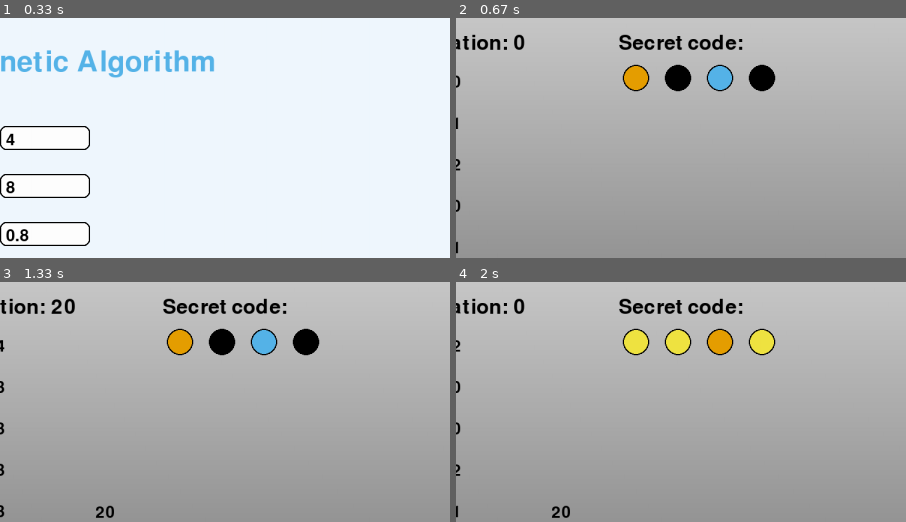
Above: before the commit, frames 1-4 (two rows, left to right).
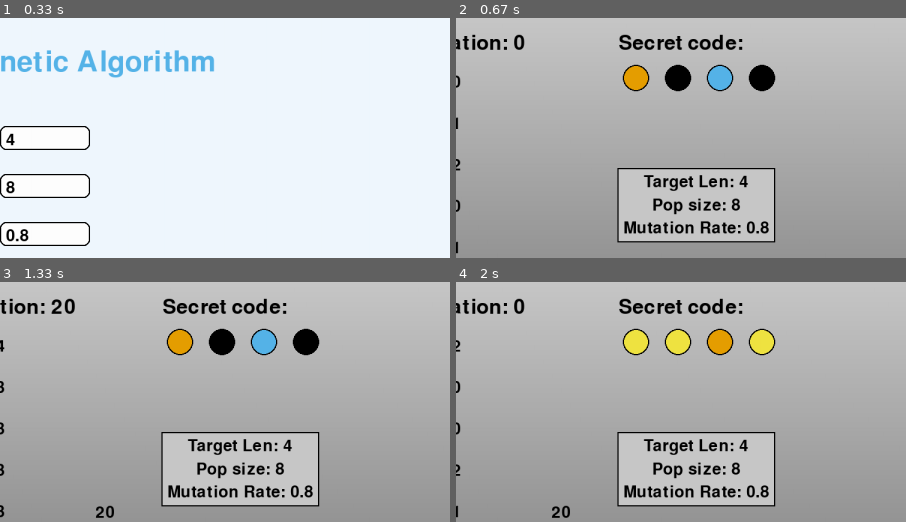
Above: after the commit, the same moments.

Repository: Totm33606/mastermind_app
Game: pygame game, started from mastermindv1_pygame.py
Same seed, same stepped clock (60 frames per second), same inputs: the game is played once before the commit and once after it.
Inputs (mouse positions are % of the whole screen's width and height, from its top left):
- Up to frame 1 (0.33 s): no input
- Up to frame 2 (0.67 s): click "Start Game" at 0.38 s
- Up to frame 3 (1.33 s): click "Run All" at 0.72 s; click (19, 35) at 1.05 s
- Up to frame 4 (2 s): click "Reset Game" at 1.38 s; click (52, 16) at 1.72 s
The pictures show only the part of the screen within x 50-100%, y 0-50%; the shares and areas given below are measured in that part.

Frame 1 is identical in both runs. In frame 2, 10% of the frame differs, in the area x 35-72%, y 62-94%; in frame 3, 10%; in frame 4, 10%.

Commit message:
add print var while playing

Diff:
--- a/mastermindv1_pygame.py
+++ b/mastermindv1_pygame.py
@@ -321,6 +321,11 @@
         self.show_secret_code = show_secret_code
         self.show_best = show_best
         self.mutation_rate = mutation_rate
+        self.all_parameters = {
+            "Target Len": self.target_length,
+            "Pop size": self.population_size,
+            "Mutation Rate": self.mutation_rate,
+        }
         self.target_combination = generate_combination(target_length)
         self.generation = 0
         self.found = False
@@ -402,6 +407,50 @@
                 for i in range(3)
             )
             pygame.draw.line(screen, blended_color, (0, y), (SCREEN_WIDTH, y))
+
+    def display_variables(
+        self,
+        screen,
+        font,
+        x,
+        y,
+        color,
+        bg_color=(200, 200, 200),
+        padding=10,
+        border_color=(0, 0, 0),
+        border_width=2,
+    ):
+        lines = [f"{name}: {value}" for name, value in self.all_parameters.items()]
+        text_surfaces = [font.render(line, True, color) for line in lines]
+
+        max_text_width = max(text.get_width() for text in text_surfaces)
+        total_height = (
+            sum(text.get_height() for text in text_surfaces)
+            + (len(text_surfaces) - 1) * 10
+        )
+
+        frame_width = max_text_width + 2 * padding
+        frame_height = total_height + 2 * padding
+        frame_x = x - frame_width // 2
+        frame_y = y
+
+        # Rectangle
+        pygame.draw.rect(
+            screen, bg_color, (frame_x, frame_y, frame_width, frame_height)
+        )
+        pygame.draw.rect(
+            screen,
+            border_color,
+            (frame_x, frame_y, frame_width, frame_height),
+            border_width,
+        )
+
+        # Text
+        current_y = frame_y + padding
+        for text in text_surfaces:
+            text_x = x - text.get_width() // 2
+            screen.blit(text, (text_x, current_y))
+            current_y += text.get_height() + 10
 
     def draw_button(
         self,
@@ -581,6 +630,9 @@
             self.draw_gradient_background(
                 screen, (200, 200, 200), (100, 100, 100)
             )  # Light gray to dark gray
+
+            # Display the chosen parameters
+            self.display_variables(screen, font_small, 1150, 250, (0, 0, 0))
 
             if self.show_secret_code:
                 # Display 'Secret Code'
